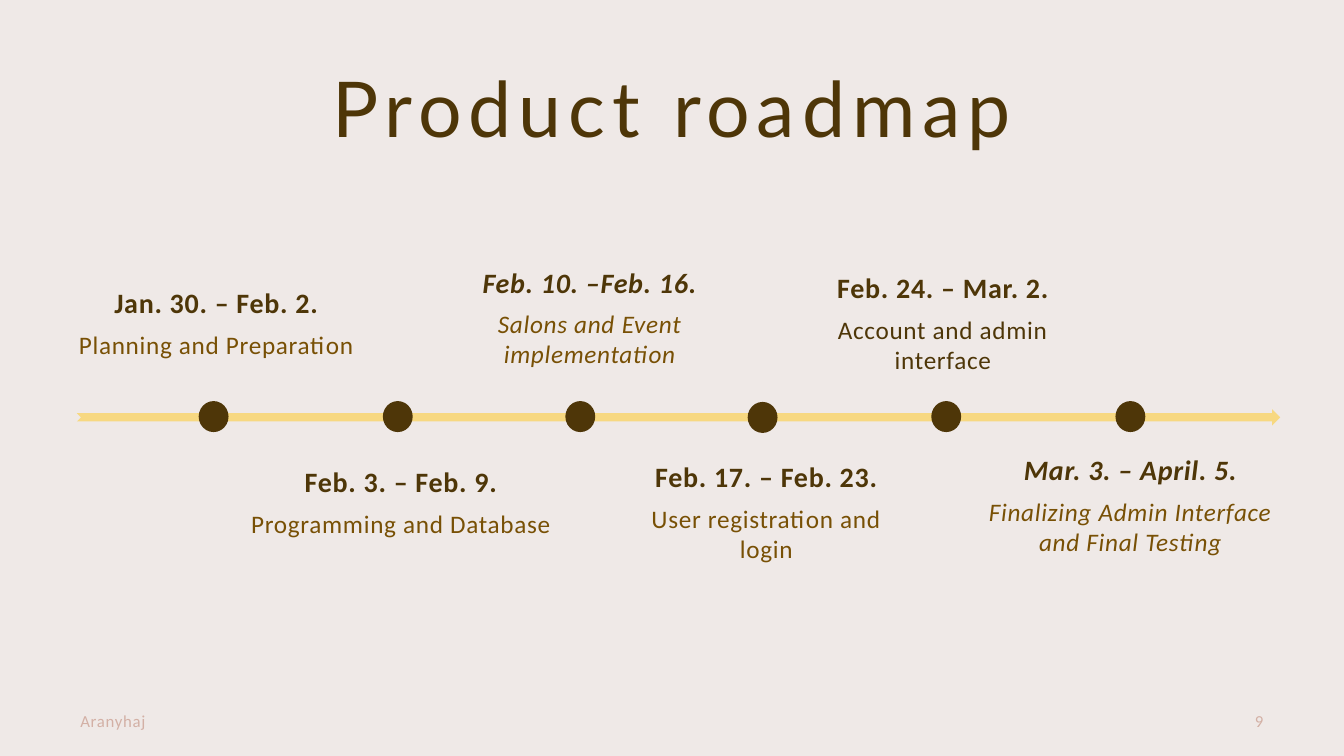
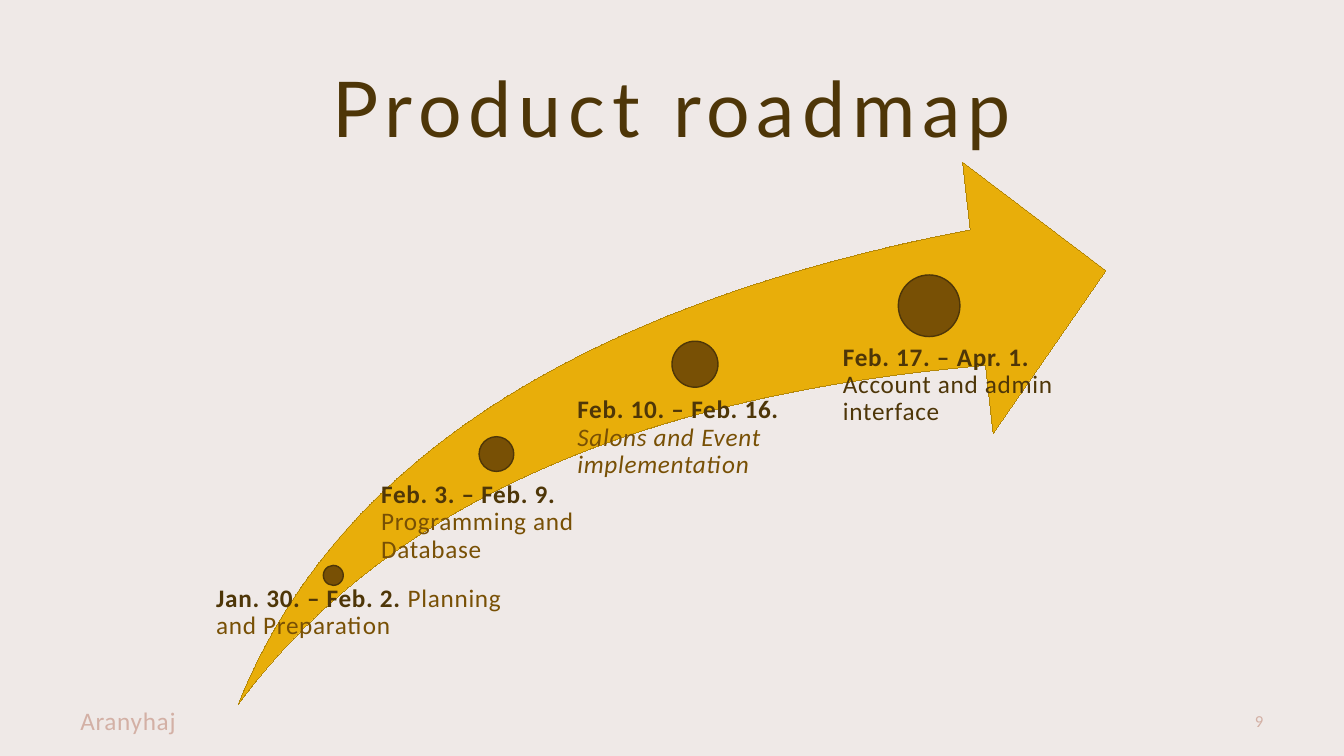
Before and after one commit to UraiZoe/Mestermunka, a slide deck: slide 9 of Presentation.pptx. Drawn at 1344x756 pixels with LibreOffice and Linux fonts; fonts in the diff are those of the drawing. Boxes give left, top, right and bottom in pixels: in the first picture for what was removed or moved away, otherwise in the second. Text is boxed around its words. In the diff, an @@ line names an element or a change of style, - is before the commit and + after.

Commit message:
PowerPoint
Nagyobb "watermark".
9. Dia Product roadmap átírása

```diff
--- a/Presentation.pptx
+++ b/Presentation.pptx
@@ group added at (238,162,1106,705): 3 ellipses, 1 swoosh arrow, 1 text @@
+Feb. 17. – Apr. 1. Account and admin interface
@@ text "Feb. 10. – Feb. 16. ..." at (577,398,779,477): vertical alignment bottom to top @@
@@ text "Feb. 10. – Feb. 16. ...": place and size @@
-text "Feb. 10. – Feb. 16. ..." at (420,210,760,383)
+text "Feb. 10. – Feb. 16. ..." at (577,398,779,477)
@@ text at (577,398,779,477): text changed @@
-Feb. 10. –Feb. 16.
-Salons and Event implementation
+Feb. 10. – Feb. 16. Salons and Event implementation
@@ group removed at (77,216,1294,619): 5 ellipses, 3 frees, 1 notched right arrow @@
-Feb. 17. – Feb. 23.
-User registration and login
-Feb. 24. – Mar. 2.
-Account and admin interface
-Mar. 3. – April. 5.
-Finalizing Admin Interface and Final Testing
@@ ellipse: place and size @@
-ellipse at (567,402,595,432)
+ellipse at (479,437,513,471)
@@ ellipse at (479,437,513,471): fill #4E3608 to #785005 @@
@@ text "Feb. 3. – Feb. 9. ...": place and size @@
-text "Feb. 3. – Feb. 9. ..." at (231,451,572,624)
+text "Feb. 3. – Feb. 9. ..." at (381,483,573,562)
@@ text at (381,483,573,562): text changed @@
-Feb. 3. – Feb. 9.
-Programming and Database
+Feb. 3. – Feb. 9. Programming and Database
@@ text "Jan. 30. – Feb. 2. ...": place and size @@
-text "Jan. 30. – Feb. 2. ..." at (31,200,401,373)
+text "Jan. 30. – Feb. 2. ..." at (216,587,501,641)
@@ text "Jan. 30. – Feb. 2. ..." at (216,587,501,641): vertical alignment bottom to top @@
@@ text at (216,587,501,641): text changed @@
-Jan. 30. – Feb. 2.
-Planning and Preparation
+Jan. 30. – Feb. 2. Planning and Preparation
@@ text "Aranyhaj" at (80,713,175,734): size 12 to 18 pt @@
```
Also in this commit, not shown: 9 other slides changed.
